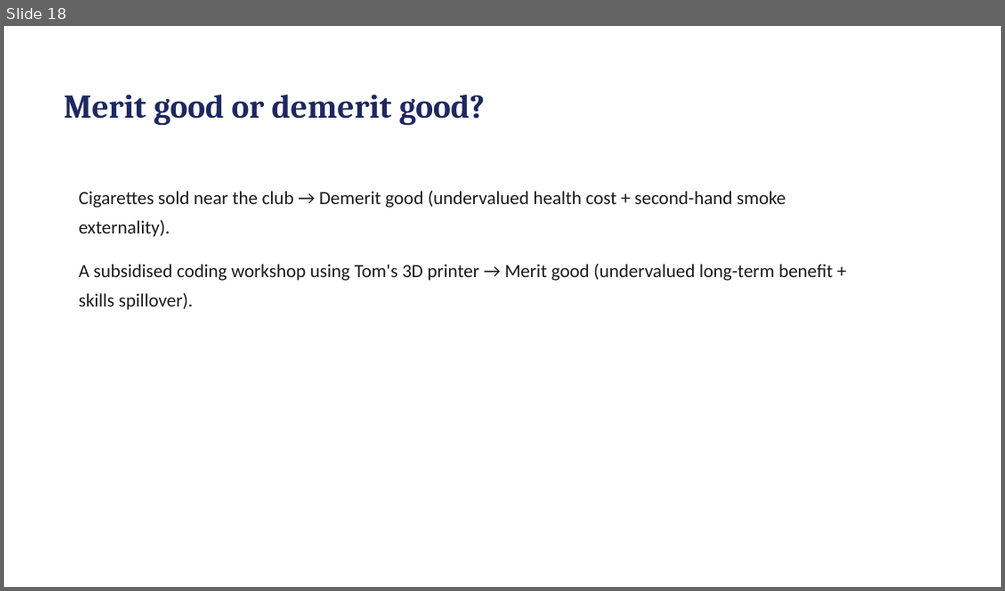
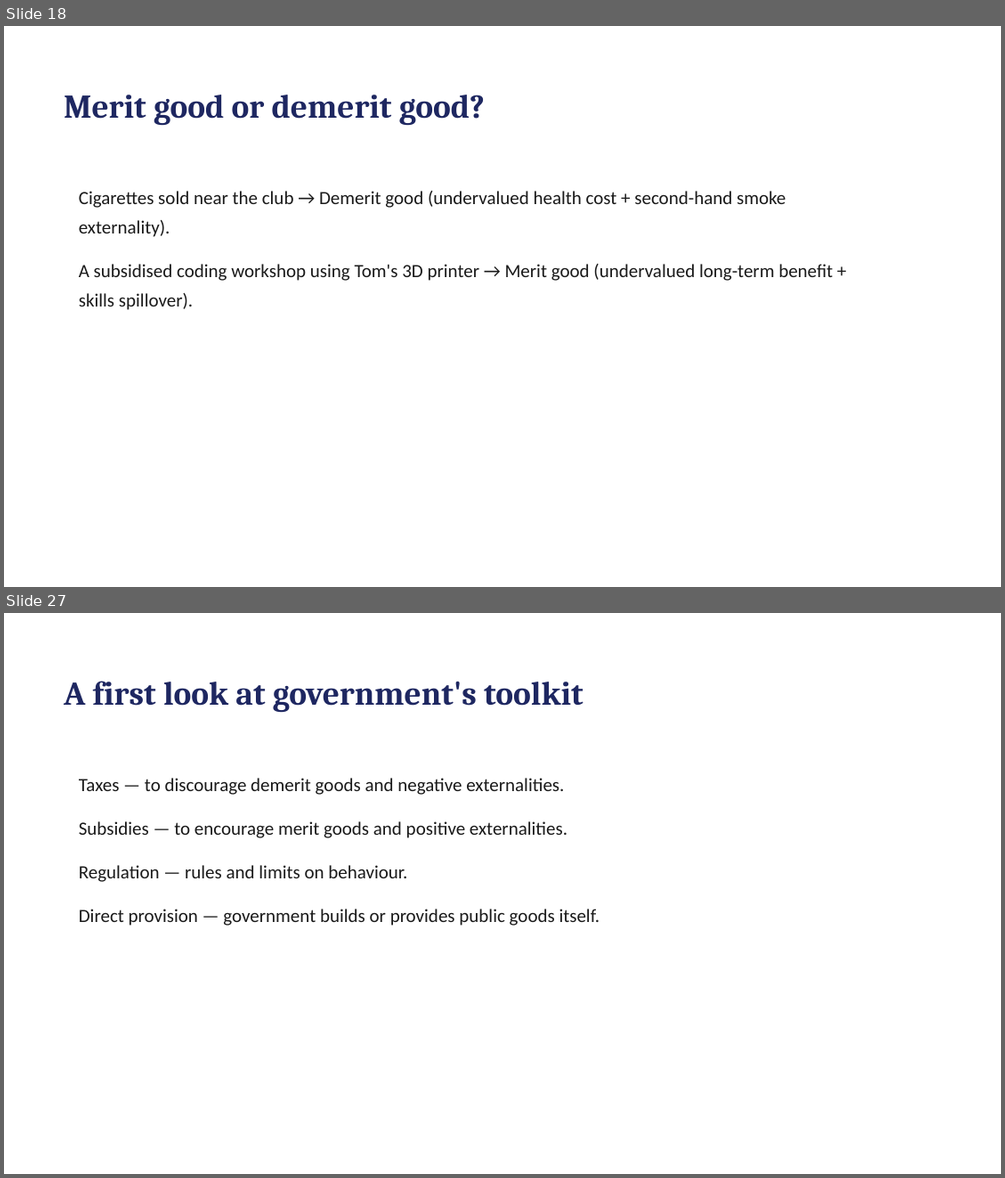
Before and after one commit to rebeccakfurness-boop/selongbayschool-teaching, a slide deck: courses/tom-economics/lessons/lesson-07/slides.pptx. Shown one above the other, each under a label of ours: slide 18 before the commit, slides 18 and 27 after it; the slides between them are not shown. The pictures are 1005x591 and 1005x1178 pixels, drawn with LibreOffice and Linux fonts; fonts in the diff are those of the drawing. Boxes give left, top, right and bottom in pixels: in the first picture for what was removed or moved away, otherwise in the second. Text is boxed around its words. In the diff, an @@ line names an element or a change of style, - is before the commit and + after.

```diff
--- a/courses/tom-economics/lessons/lesson-07/slides.pptx
+++ b/courses/tom-economics/lessons/lesson-07/slides.pptx
@@ slide 27 added at box(4, 613, 1001, 1174), background #FFFFFF @@
@@ text added at box(64, 681, 582, 712), 32 pt, text #1E2761, bold @@
+A first look at government's toolkit
@@ text added at box(79, 778, 600, 925), 18 pt, text #1A1A1A @@
+Taxes — to discourage demerit goods and negative externalities.
+Subsidies — to encourage merit goods and positive externalities.
+Regulation — rules and limits on behaviour.
+Direct provision — government builds or provides public goods itself.
```
Also in this commit, not shown: 3 slides changed, 9 other slides added, 1 slide removed, 29 other files.
